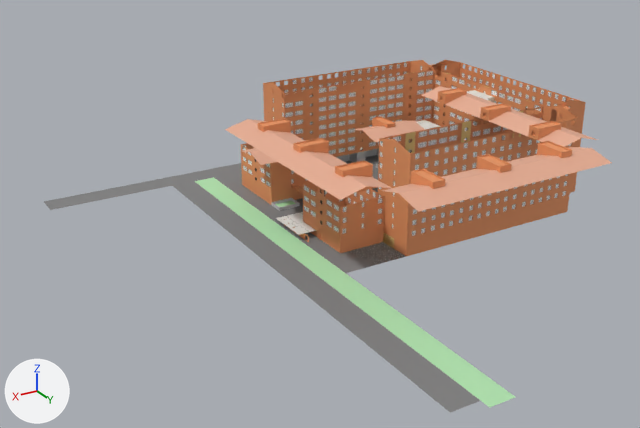
The FBX model Tribe2020/Assets/Art/Models/Buildings/Emmeline 3D.fbx: old version first, new version second.
The view is the same before and after, from a 50 mm lens placed at (120.9, 153.4, 85.9), pointed at (23.8, -8.6, 5.0). The lights are fixed; the arrows at lower left show +X, +Y and +Z. Where no turn or scale is listed for an object, it has been applied to the vertices.

The first picture shows 'D 6', 'D8 innnertak', 'Fasad', 'Yttertak.001'.
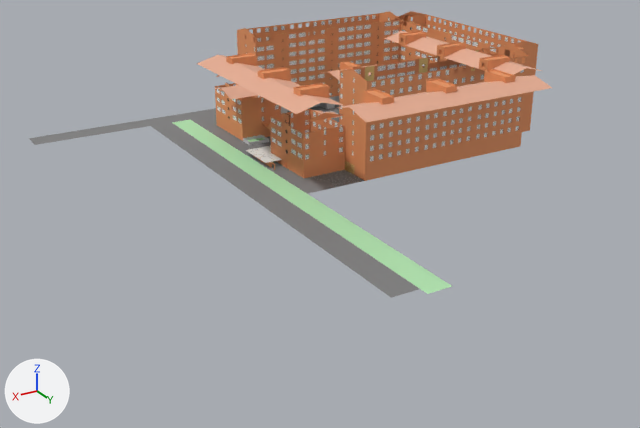
Edits to the bpy script that builds the scene:
```text
Change ob_d8_innnertak:
    ob_d8_innnertak.location: (16.1, 3.5, 1.9) -> (13.3, -17.2, 12.0)
Change ob_fasad:
    ob_fasad.location: (16.1, 3.5, 1.9) -> (13.3, -17.2, 12.0)
Change ob_d_6:
    ob_d_6.location: (16.1, 3.5, 1.9) -> (13.3, -17.2, 12.0)
Change ob_yttertak_001:
    ob_yttertak_001.location: (16.1, 3.5, 1.9) -> (13.3, -17.2, 12.0)
```

What differs and where, as boxes (x1, y1, x2, y2) in the pictures (640 x 428 px):
'Fasad', moved
    before: (44, 60, 586, 413)
    after: (29, 11, 538, 298)
'Yttertak.001', moved
    before: (225, 86, 612, 212)
    after: (197, 31, 552, 122)
'D8 innnertak', moved
    before: (276, 212, 316, 235)
    after: (246, 145, 282, 163)
'D 6', moved
    before: (383, 233, 394, 248)
    after: (345, 161, 353, 166)
